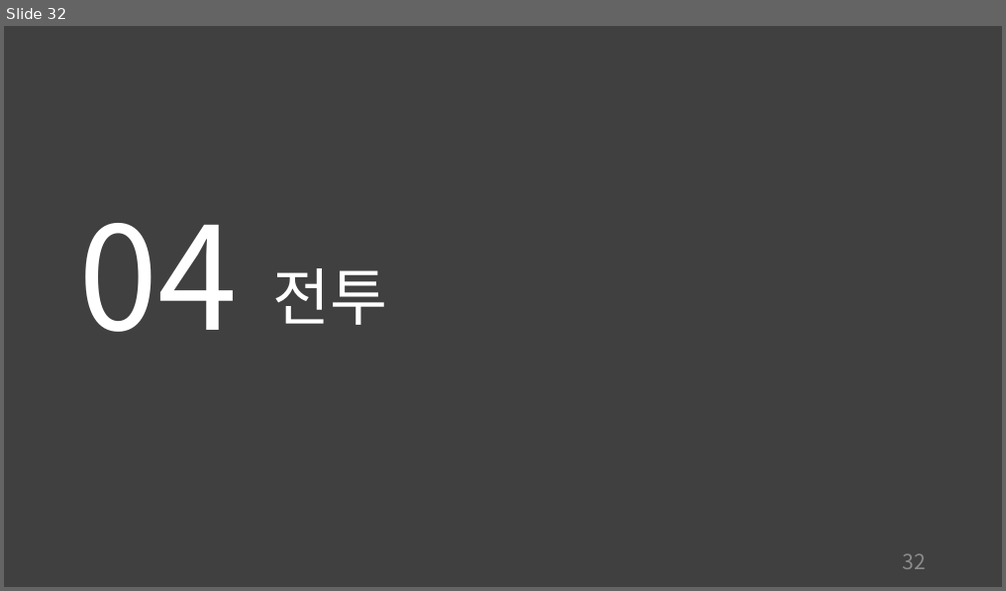
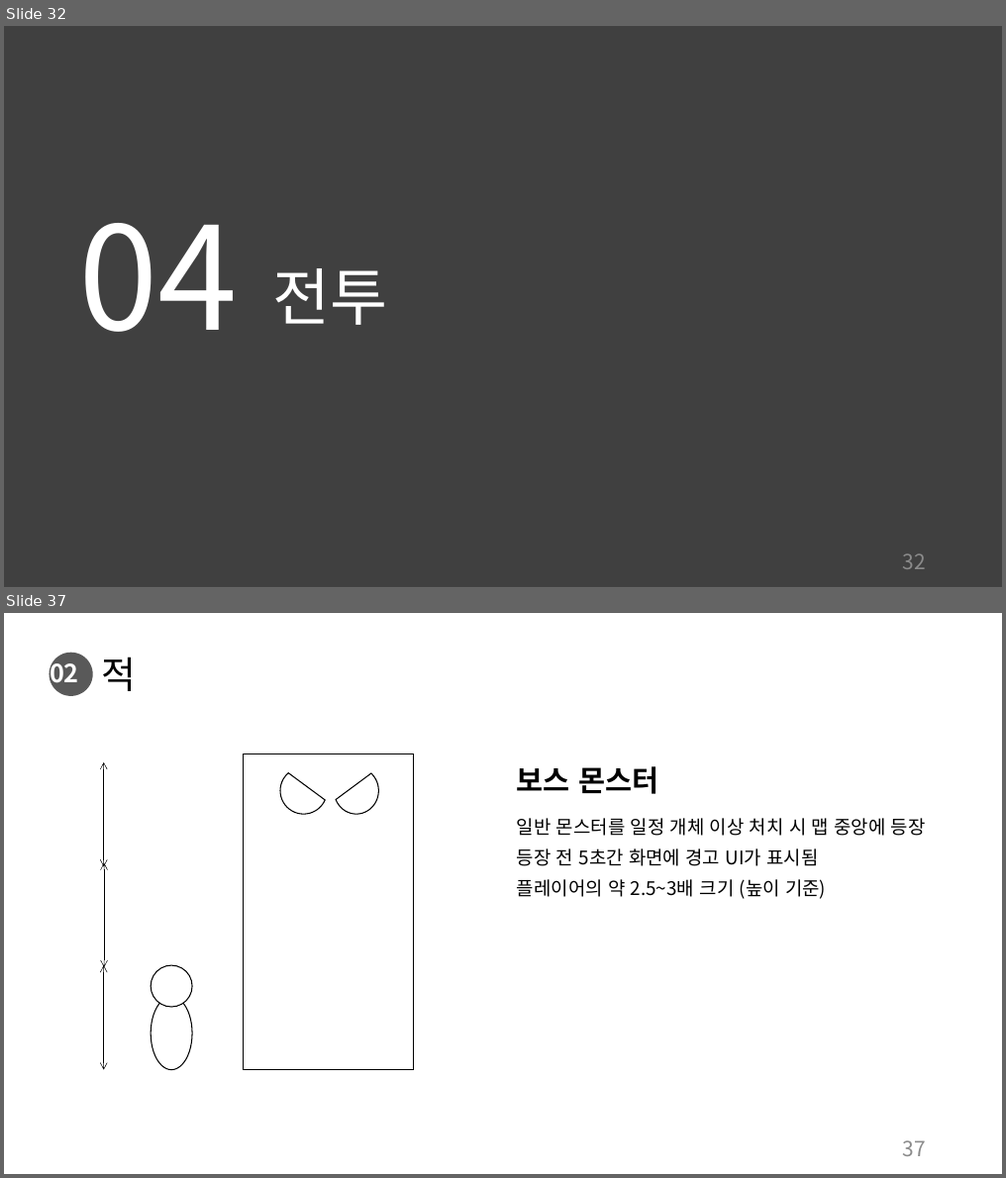
Before and after one commit to charobe/HDB, a slide deck: 조영욱/하자 드 바이오.pptx. Shown one above the other, each under a label of ours: slide 32 before the commit, slides 32 and 37 after it; the slides between them are not shown. The pictures are 1006x591 and 1006x1178 pixels, drawn with LibreOffice and Linux fonts; fonts in the diff are those of the drawing. Boxes give left, top, right and bottom in pixels: in the first picture for what was removed or moved away, otherwise in the second. Text is boxed around its words. In the diff, an @@ line names an element or a change of style, - is before the commit and + after.

```diff
--- a/조영욱/하자 드 바이오.pptx
+++ b/조영욱/하자 드 바이오.pptx
@@ slide 37 added at bbox=[4, 613, 1002, 1174], background #FFFFFF @@
@@ ellipse added at bbox=[49, 653, 92, 696], fill #595959 @@
@@ text added at bbox=[50, 657, 79, 689], 24 pt, text #FFFFFF, bold @@
+02
@@ title added at bbox=[102, 657, 137, 691], 36 pt, text #000000 @@
+적
@@ rectangle added at bbox=[243, 754, 414, 1070], outline #000000 1 pt @@
@@ double arrow added from (104, 762) to (104, 866), #000000 0.5 pt @@
@@ chord (boxed as its full ellipse) added at bbox=[280, 767, 327, 814], outline #000000 1 pt @@
@@ chord (boxed as its full ellipse) added at bbox=[334, 767, 378, 814], outline #000000 1 pt @@
@@ text added at bbox=[517, 766, 658, 794], 28 pt, text #000000, bold @@
+보스 몬스터
@@ text added at bbox=[517, 818, 926, 899], 18 pt, text #000000 @@
+일반 몬스터를 일정 개체 이상 처치 시 맵 중앙에 등장
+등장 전 5초간 화면에 경고 UI가 표시됨
+플레이어의 약 2.5~3배 크기 (높이 기준)
@@ double arrow added from (104, 863) to (104, 967), #000000 0.5 pt @@
@@ double arrow added from (104, 965) to (104, 1070), #000000 0.5 pt @@
@@ ellipse added at bbox=[151, 965, 192, 1007], fill #FFFFFF, outline #000000 1 pt @@
@@ ellipse added at bbox=[151, 997, 192, 1070], fill #FFFFFF, outline #000000 1 pt @@
@@ page number added at bbox=[903, 1141, 926, 1157], 20 pt, text #8C8C8C @@
+37
```
Also in this commit, not shown: 3 slides changed, 8 other slides added.
